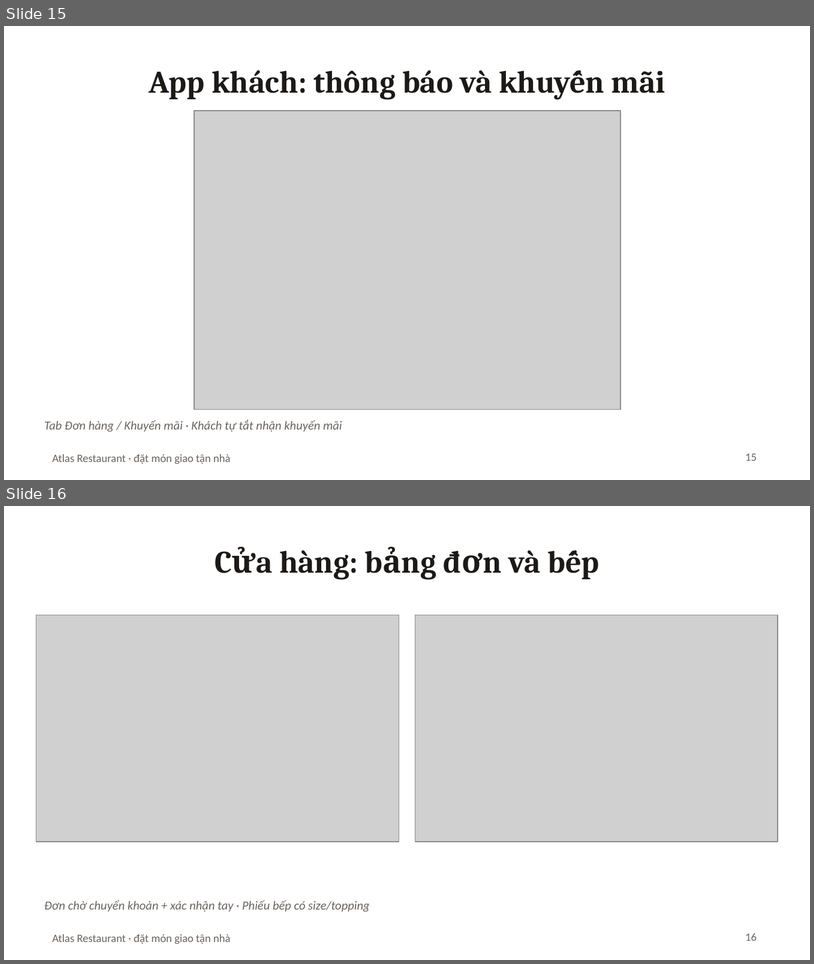
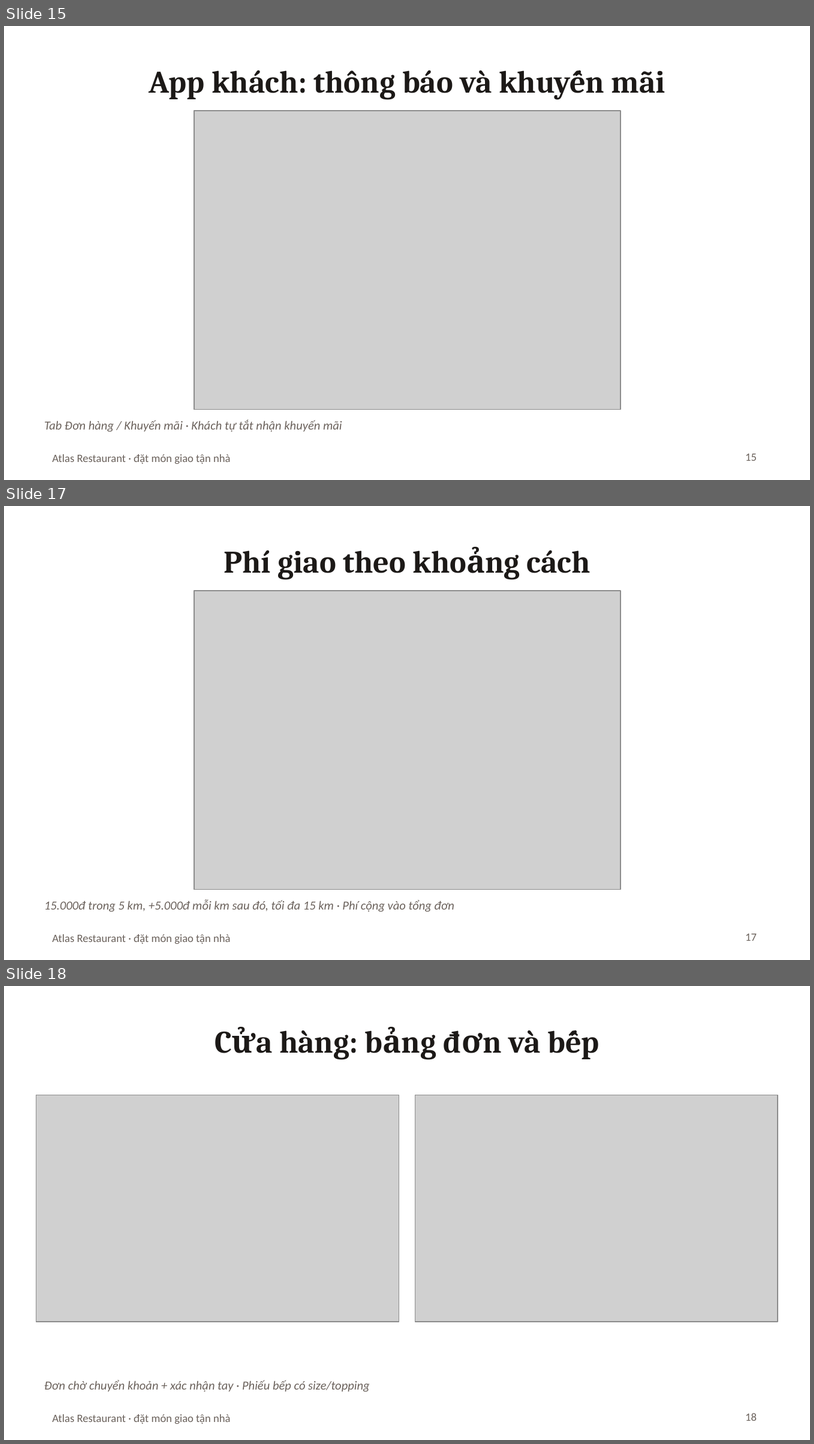
Before and after one commit to Anpham120/restaurant-ordering-mobile, a slide deck: docs/Slide_BTL_AtlasRestaurant.pptx. Shown one above the other, each under a label of ours: slides 15 and 16 before the commit, slides 15, 17 and 18 after it; the slides between them are not shown. The pictures are 814x964 and 814x1444 pixels, drawn with LibreOffice and Linux fonts; fonts in the diff are those of the drawing; grey boxes stand for pictures. Boxes give left, top, right and bottom in pixels: in the first picture for what was removed or moved away, otherwise in the second. Text is boxed around its words. In the diff, an @@ line names an element or a change of style, - is before the commit and + after.

```diff
--- a/docs/Slide_BTL_AtlasRestaurant.pptx
+++ b/docs/Slide_BTL_AtlasRestaurant.pptx
@@ slide 17 added at box(4, 506, 810, 960), background #FFFFFF; not listed: 1 template element that a slide beside it also shows @@
@@ title added at box(224, 550, 591, 580), 28 pt, text #1C1917, bold @@
+Phí giao theo khoảng cách
@@ picture added at box(194, 591, 621, 889) @@
@@ text added at box(44, 899, 455, 912), 11 pt, text #6B625C, italic @@
+15.000đ trong 5 km, +5.000đ mỗi km sau đó, tối đa 15 km · Phí cộng vào tổng đơn
@@ page number added at box(746, 933, 757, 940), 10 pt, text #6B625C @@
+17
@@ what was slide 16 is now slide 18 @@
@@ page number at box(746, 1413, 757, 1420): text changed @@
-16
+18
```
Also in this commit, not shown: 5 slides changed, 2 other slides added, 9 other files.
